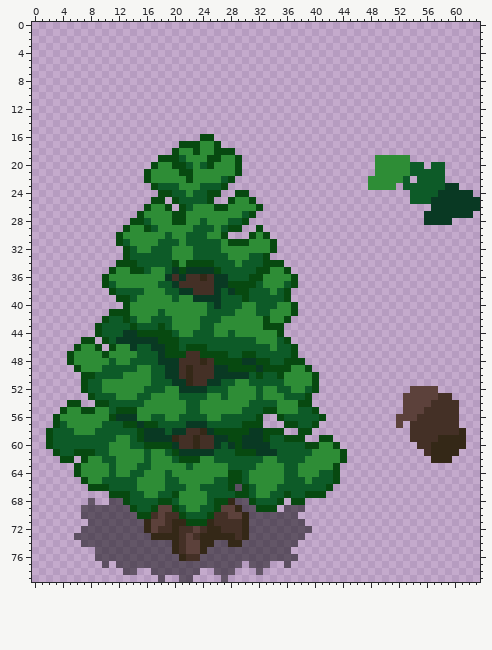
A pixel-art file gets an edit: Assets/_MagicGame/Content/_Visuals/Aseprite/Enviornment/WorldObjects/Trees/pine_tree_01.aseprite. The picture above is the old version.
64x80 pixels, 1 frame.
The same view after the edit:
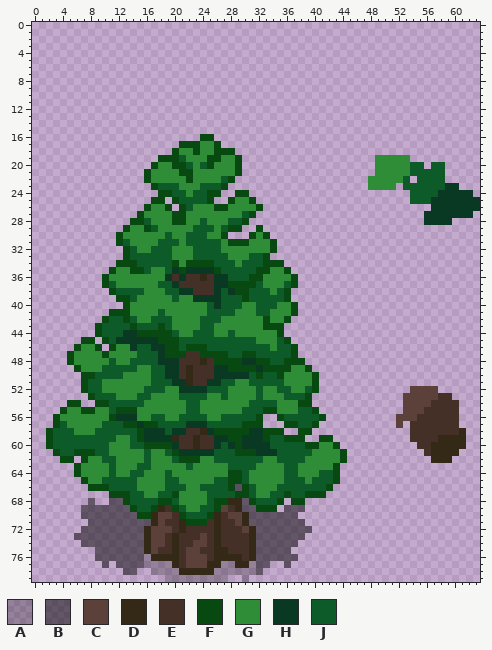
Palette (. is transparent): A #0000003e  B #0000007e  C #5c413b  D #342817  E #443026  F #074910  G #2e8d36  H #093923  J #0d5b28
Diff:
--- layers "Leaves", "Trunk", "Shadow"
@@ x 14..33 @@
 67 JJGGJJFGGGGJJJJFFJGG
-68 JJJJFFJGGGGJFFDBBFJJ
-69 FJJFCCFJGGJJFCCDBBFF
-70 BFFECEEFJJJFEECCDBBB
-71 BBDCCEDDFFFDEEEEDBBB
-72 BBDCEEDEECEDDEEEDBBB
-73 BBBDDDDECEDDDDDEDBBB
-74 BBBBBBDECCDDBBDDBBBB
-75 BBBBBBDECCDBBBBBBBBB
-76 BBBBBBBDEEBBBBBBBBBB
-77 BBBBBBBBBBBBBBBB.BBB
-78 B..BBBBBBB..BBB...B.
-79 ....B..BB....B......
+68 JJJJFFJGGGGJFFDDBFJJ
+69 FJJFDEFJGGJJFCEDBBFF
+70 BFFDCCEFJJJFDECCDBBB
+71 BBBDCEEDFFFEDEECDBBB
+72 BBDCCCEDEEEEDEEECDBB
+73 BBDCCEDEEECEDEEEEDBB
+74 BBDCCEDEECCEDEEEEDBB
+75 BBDCEEDECCEEDDEEEDBB
+76 BBADDDDECCCEDDDDEDBB
+77 BBAAAADECCCDDAADDABB
+78 B..AAAADDDDDAAAAAAB.
+79 .....AAAAAAAAA..A...
